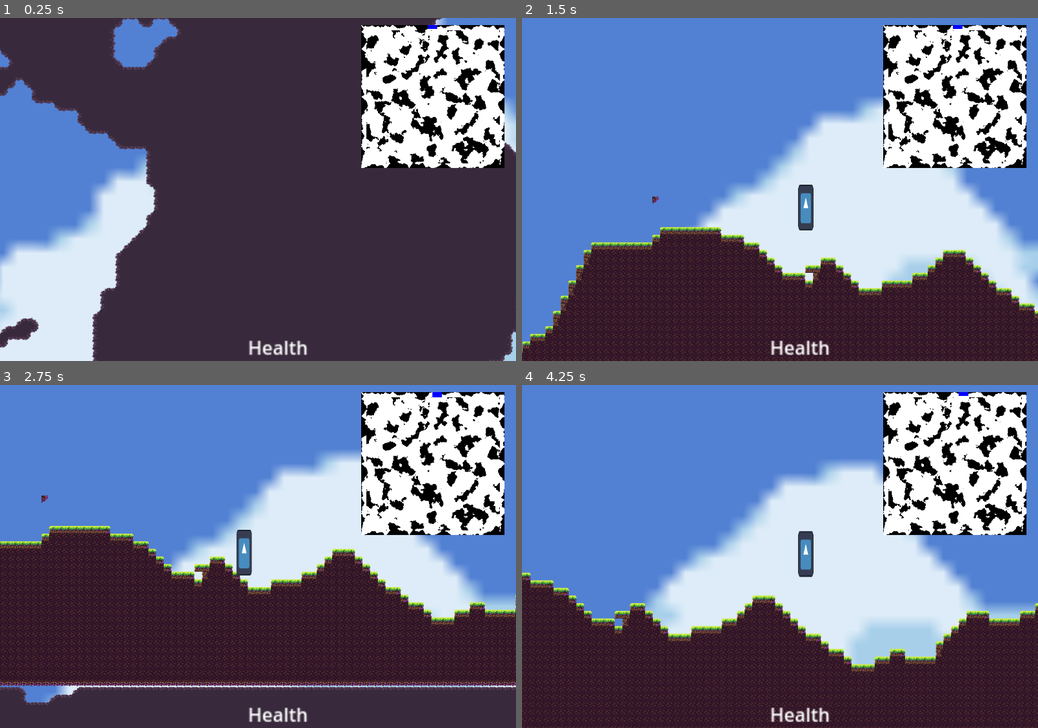
Above: before the commit, frames 1-4 (two rows, left to right).
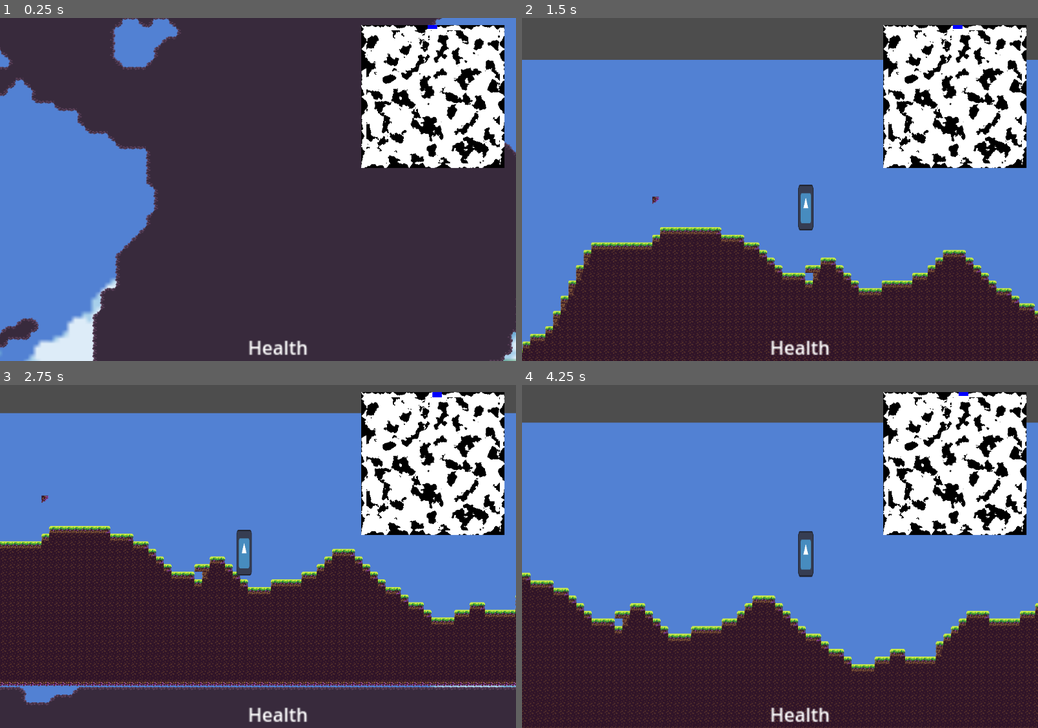
Above: after the commit, the same moments.

Repository: EamonnER/TerraWorlds
Game: Godot game, scene res://game.tscn
Same seed, same stepped clock (60 frames per second), same inputs: the game is played once before the commit and once after it. The engine's default icon, where the game draws it, is replaced by a stand-in: a white triangle on a blue panel in a dark square.
Inputs (mouse positions are in pixels of both pictures, inside the frame that each line leads up to):
- Up to frame 1 (0.25 s): no input
- Up to frame 2 (1.5 s): move the mouse to (893, 172) at 0.52 s; hold D (game_right) from 0.53 s (still down); click (893, 172) at 0.6 s; tap Space (game_jump) at 0.77 s; move the mouse to (676, 206) at 1.27 s; right-click (676, 206) at 1.35 s
- Up to frame 3 (2.75 s): tap Space (game_jump) at 1.52 s; move the mouse to (309, 481) at 2.02 s; release D (game_right) at 2.03 s; hold A (game_left) from 2.03 s (still down); click (309, 481) at 2.1 s
- Up to frame 4 (4.25 s): move the mouse to (754, 625) at 2.77 s; release A (game_left) at 2.78 s; hold D (game_right) from 2.78 s (still down); right-click (754, 625) at 2.85 s; tap Space (game_jump) at 3.02, 3.77 s; move the mouse to (934, 607) at 3.52 s; click (934, 607) at 3.6 s

The runs differ from the first frame. In frame 1, 8.7% of the frame differs, in the area x 0-100%, y 0-100%; in frame 2, 28%; in frame 3, 19%; in frame 4, 29%, in the area x 0-100%, y 0-82%.

Commit message:
Made camera follow player rotation

Diff:
--- a/game.tscn
+++ b/game.tscn
@@ -18,6 +18,7 @@
 [node name="Player" parent="World" instance=ExtResource("3_s6re8")]
 
 [node name="Camera" type="Camera2D" parent="."]
+ignore_rotation = false
 script = ExtResource("4_7nbgk")
 
 [node name="CanvasLayer" type="CanvasLayer" parent="."]
@@ -69,7 +70,7 @@
 
 [node name="Background" type="Parallax2D" parent="."]
 show_behind_parent = true
-scale = Vector2(30, 30)
+scale = Vector2(10, 10)
 scroll_scale = Vector2(0.2, 0.2)
 
 [node name="Sky" type="Sprite2D" parent="Background"]
--- a/scripts/camera.gd
+++ b/scripts/camera.gd
@@ -2,14 +2,18 @@
 
 @export var follow_speed: float = 5.0
 
-var player: CharacterBody2D = null
+var player: Player = null
 
 func _ready():
 	make_current()
 
 func _process(delta):
 	if player:
-		global_position = global_position.lerp(player.global_position, follow_speed * delta)
+		set_position(get_position().lerp(player.global_position, follow_speed * delta))
+
+		if player.is_rotating:
+			set_rotation(player.get_rotation())
+
 
 func set_target(new_player: CharacterBody2D):
 	if not new_player.is_multiplayer_authority():
